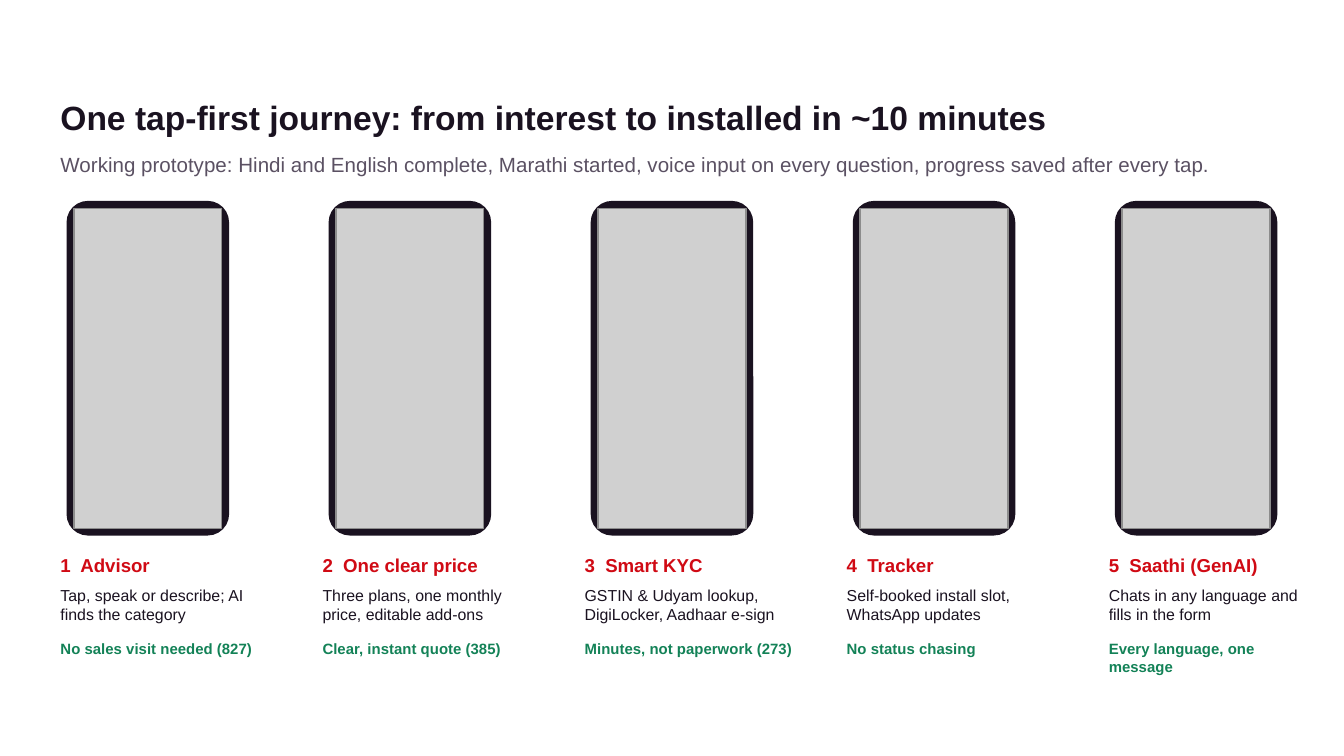
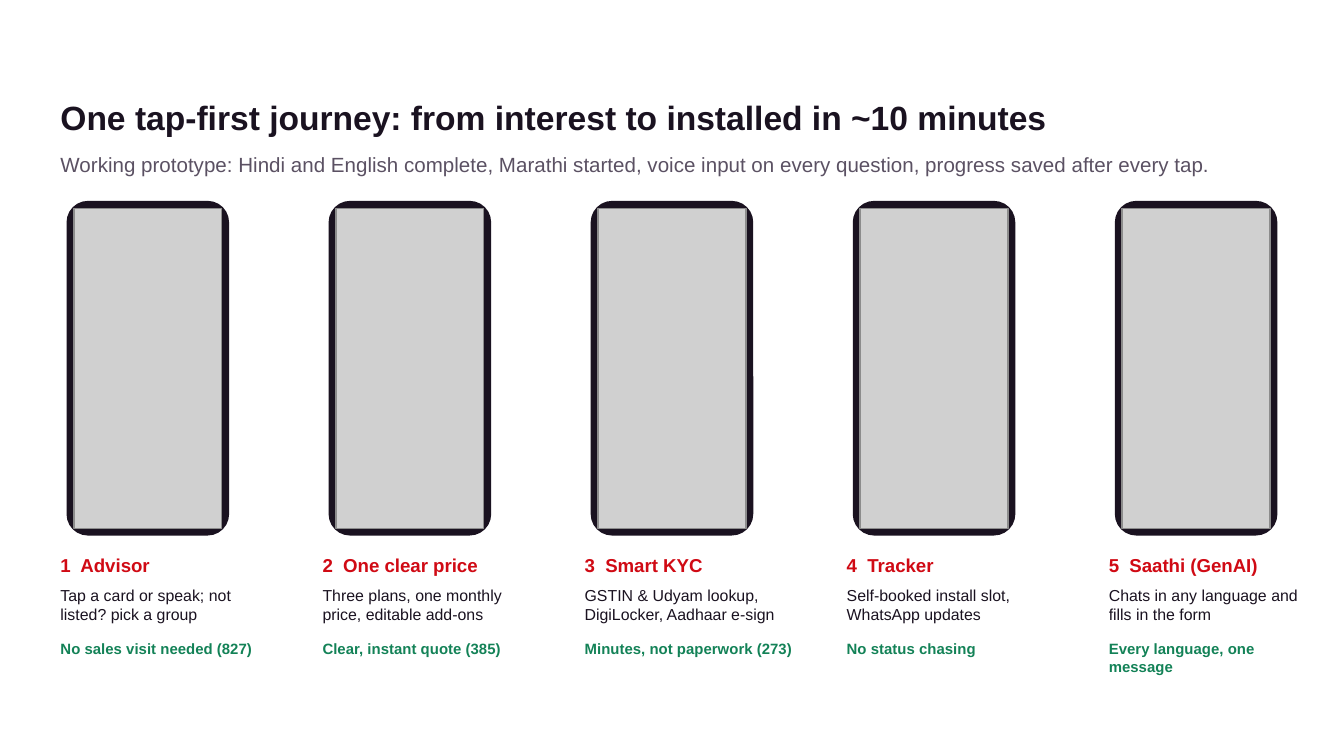
Before and after one commit to kaustubh3103/udyam-digital, a slide deck: slide 4 of docs/Team_JIO_Udyam_Digital.pptx. Drawn at 1344x756 pixels with LibreOffice and Linux fonts; fonts in the diff are those of the drawing; grey boxes stand for pictures; background and template pictures are left out. Boxes give left, top, right and bottom in pixels: in the first picture for what was removed or moved away, otherwise in the second. Text is boxed around its words. In the diff, an @@ line names an element or a change of style, - is before the commit and + after.

```diff
--- a/docs/Team_JIO_Udyam_Digital.pptx
+++ b/docs/Team_JIO_Udyam_Digital.pptx
@@ text at (60, 589, 231, 624): text changed @@
-Tap, speak or describe; AI finds the category
+Tap a card or speak; not listed? pick a group
```
Also in this commit, not shown: 1 other slide changed, 4 other files.
